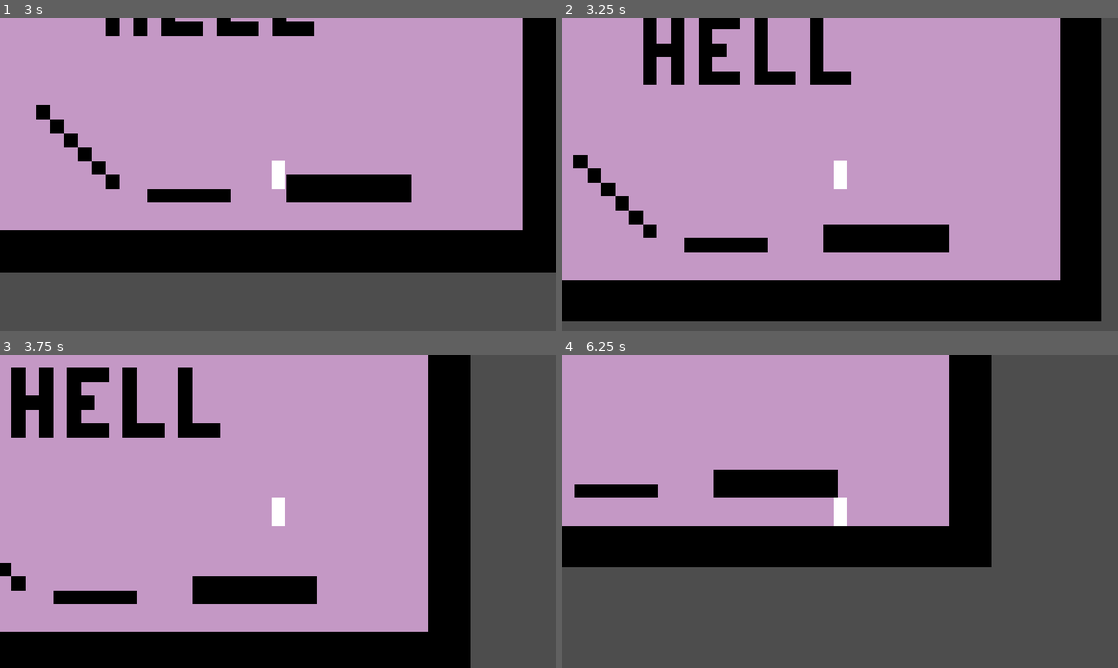
Above: before the commit, frames 1-4 (two rows, left to right).
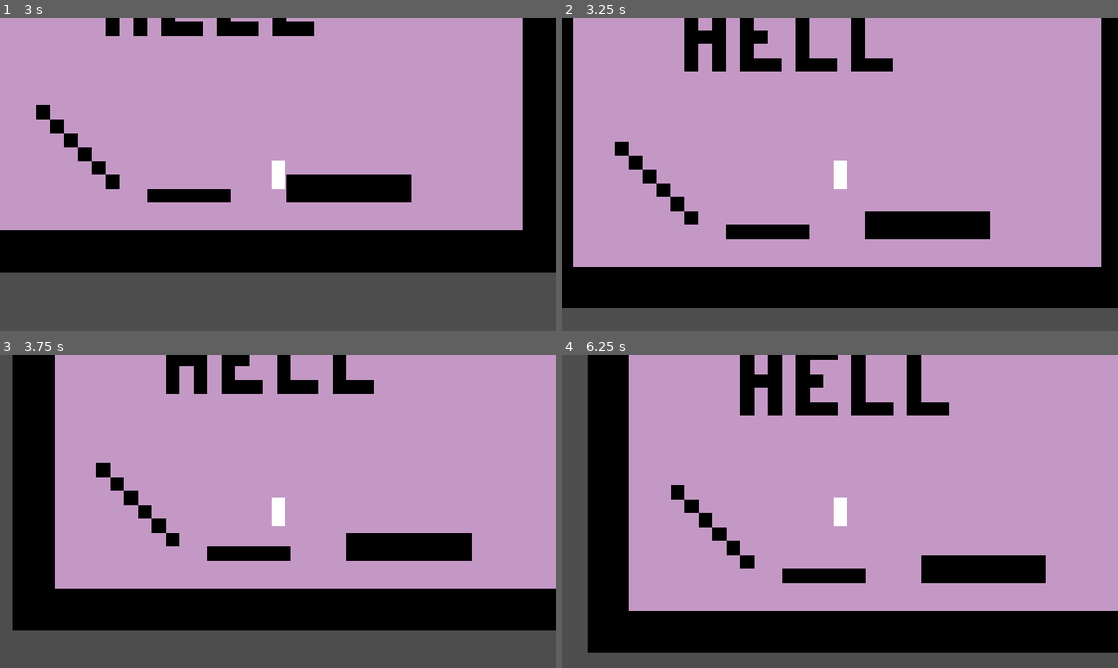
Above: after the commit, the same moments.

Repository: codemonsters/tag-of-war
Game: Godot game, scene res://screens/game/main.tscn
The game is run twice, just before and just after one commit, with the same random seed, the same clock (stepped at 60 frames per second) and the same inputs. This scene is started directly instead of the project's main scene.
Inputs:
- Up to frame 1 (3 s): tap Enter at 0.5 s; hold Up (jump) 0.53-1.28 s; hold Right (walk_right) 0.53-2.03 s; tap Up (jump) at 1.35, 1.52, 1.82, 2.85 s; hold Left (walk_left) 2.03-2.78 s; hold Up (jump) 2.03-2.78 s; hold Right (walk_right) from 2.78 s (still down)
- Up to frame 2 (3.25 s): keep holding Right (walk_right); tap Up (jump) at 3.02 s
- Up to frame 3 (3.75 s): keep holding Right (walk_right); tap Up (jump) at 3.32 s; hold Up (jump) from 3.53 s (still down)
- Up to frame 4 (6.25 s): release Right (walk_right) at 4.28 s; release Up (jump) at 4.28 s; hold Left (walk_left) 4.28-5.03 s; tap Up (jump) at 4.35, 4.52, 4.82, 5.85, 6.02 s; hold Right (walk_right) 5.03-5.78 s; hold Up (jump) 5.03-5.78 s; hold Left (walk_left) from 5.78 s (still down)

Frame 1 is identical in both runs. In frame 2, 29% of the frame differs, in the area x 0-100%, y 0-97%; in frame 3, 52%; in frame 4, 66%, in the area x 0-100%, y 0-96%.

Commit message:
Optimizado el moviemiento y añadido el salto en pared

Diff:
--- a/cliente/src/screens/game/player.gd
+++ b/cliente/src/screens/game/player.gd
@@ -12,7 +12,7 @@
 
 var speed = 0
 var walk_direction = 1
-var walljump_available = null
+var walljump_available = 2
 
 func _ready() -> void:
 	velocity.y += 100
@@ -20,31 +20,40 @@
 func _physics_process(delta: float) -> void:
 
 	if is_on_floor():
-		walljump_available = true
+		walljump_available = 2
 
 	var on_floor = is_on_floor()
 
 	var on_wall = is_on_wall()
 
 	if Input.is_action_pressed("walk_right"):
-		if walk_direction == -1:
-			speed = 0
-			walk_direction = 1
-		speed = clamp(speed + (acceleration * delta), 0, walkspeed)
+		if walljump_available > 1:
+			if walk_direction == -1:
+				speed = 0
+				walk_direction = 1
+			speed = clamp(speed + (acceleration * delta), 0, walkspeed)
 	elif Input.is_action_pressed("walk_left"):
-		if walk_direction == 1:
-			speed = 0
-			walk_direction = -1
-		speed = clamp(speed + (acceleration * delta), 0, walkspeed)
+		if walljump_available > 1:
+			if walk_direction == 1:
+				speed = 0
+				walk_direction = -1
+			speed = clamp(speed + (acceleration * delta), 0, walkspeed)
 	else:
 		speed = clamp(speed - (deceleration * delta), 0, walkspeed)
 
 	if Input.is_action_pressed("jump"):
-		if on_floor and velocity.y == 0:
-			velocity.y -= jump
-		elif on_wall and walljump_available == true:
-			velocity.y -= jump
-			walljump_available = false
+		if on_floor:
+			velocity.y -= jump + velocity.y
+		elif is_on_wall_only() and walljump_available > 0:
+			velocity.y -= jump + velocity.y
+			walljump_available -= 1
+			print(get_wall_normal().x)
+			if get_wall_normal().x > 0:
+				walk_direction = 1
+				velocity.x = walkspeed * walk_direction
+			else:
+				walk_direction = -1
+				velocity.x = walkspeed * walk_direction
 
 	velocity.x = speed * walk_direction
 
